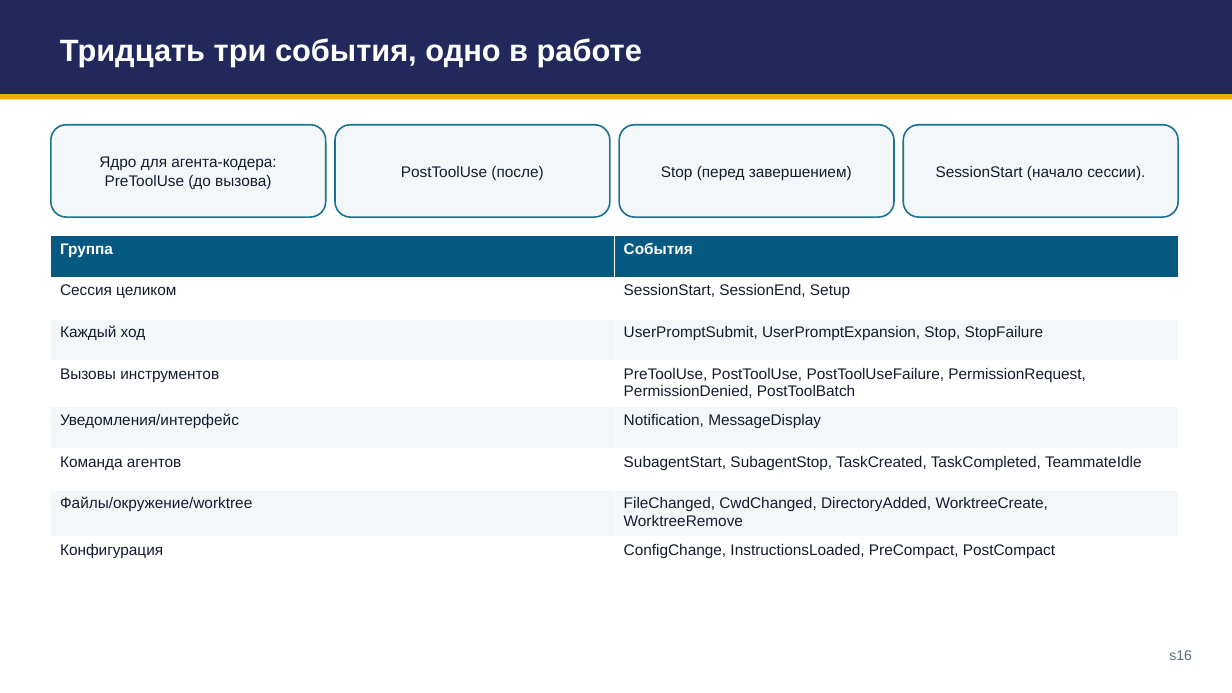
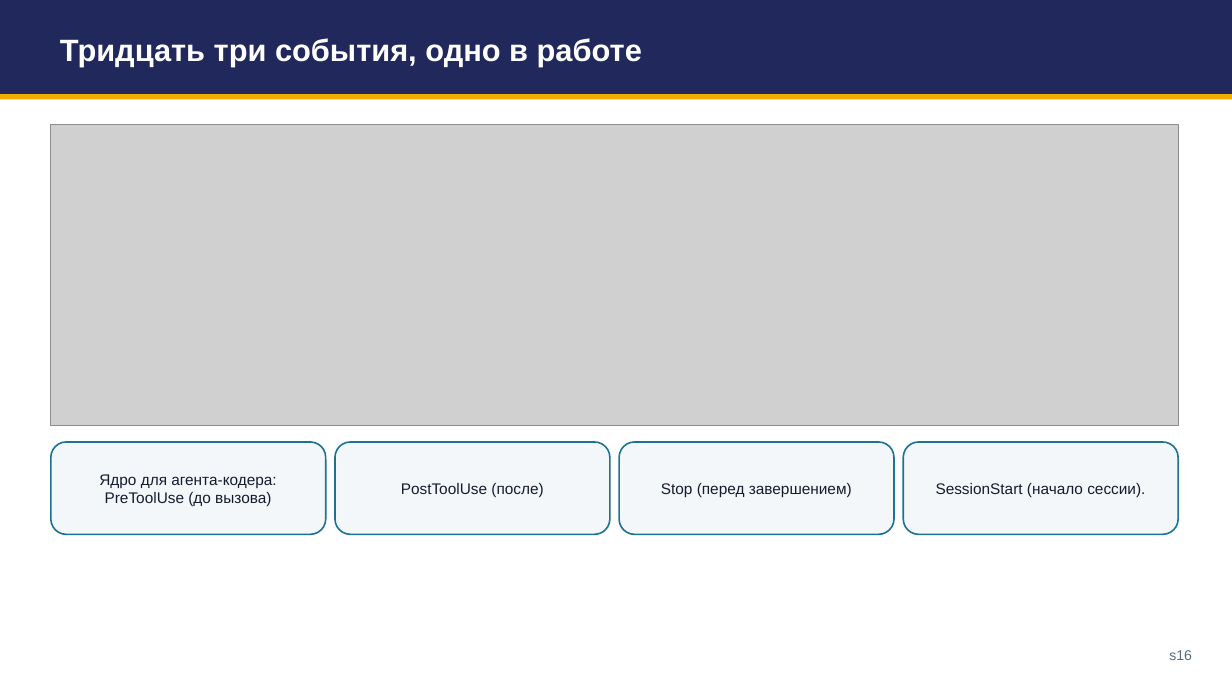
Before and after one commit to tellina-study/AI-usage-lessons, a slide deck: slide 16 of library/seminars/sem-05/rendered/sem-05.pptx. Drawn at 1232x693 pixels with LibreOffice and Linux fonts; fonts in the diff are those of the drawing; grey boxes stand for pictures. Boxes give left, top, right and bottom in pixels: in the first picture for what was removed or moved away, otherwise in the second. Text is boxed around its words. In the diff, an @@ line names an element or a change of style, - is before the commit and + after.

```diff
--- a/library/seminars/sem-05/rendered/sem-05.pptx
+++ b/library/seminars/sem-05/rendered/sem-05.pptx
@@ picture added at (51, 125, 1178, 425) @@
@@ table removed at (51, 236, 1178, 569), 8 rows, 2 columns @@
-Группа | События
-Сессия целиком | SessionStart, SessionEnd, Setup
-Каждый ход | UserPromptSubmit, UserPromptExpansion, Stop, StopFailure
-Вызовы инструментов | PreToolUse, PostToolUse, PostToolUseFailure, PermissionRequest, PermissionDenied, PostToolBatch
-Уведомления/интерфейс | Notification, MessageDisplay
-Команда агентов | SubagentStart, SubagentStop, TaskCreated, TaskCompleted, TeammateIdle
-Файлы/окружение/worktree | FileChanged, CwdChanged, DirectoryAdded, WorktreeCreate, WorktreeRemove
-Конфигурация | ConfigChange, InstructionsLoaded, PreCompact, PostCompact
@@ 4 texts, 4 rounded rectangles: place and size @@
-4 texts, 4 rounded rectangles at (51, 125, 1179, 217)
+4 texts, 4 rounded rectangles at (51, 442, 1179, 534)
```
Also in this commit, not shown: 44 other slides changed, 5 other files.
